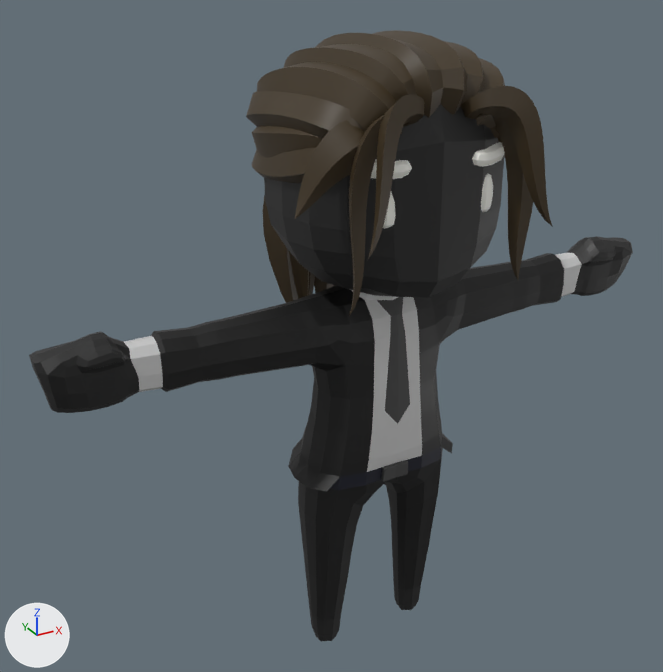
A saved change to the glTF model src/assets/models/character-suit-female.glb.
Before and after are seen from a camera (50 mm lens) standing at (-2.17, -3.5, 3.57) and looking at (-0.14, 0.2, 1.72). The axes (+X, +Y, +Z) are drawn at lower left. The lights are the same throughout. The picture after the commit comes second.

Names of what the first picture shows: 'Body'.
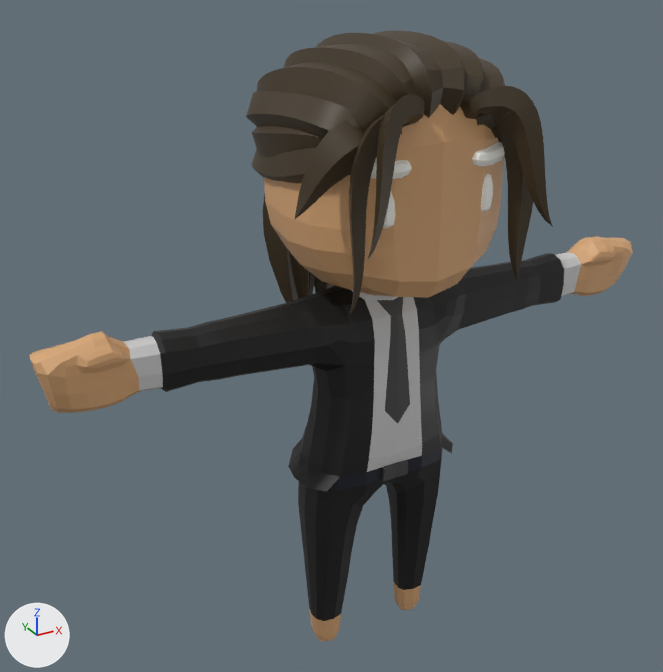
The change, as JSON lines over the scene's bpy script:
```json
{"op": "set", "path": "mat_skin.base_color", "old": "(0.0134, 0.0134, 0.0134)", "new": "(0.694, 0.392, 0.184)", "note": "black #1f1f1f -> beige #d9a877"}
```

Pixel boxes [x1, y1, x2, y2] of what changed, in the pictures (663 x 672 px):
```json
{"object": "Body", "change": "recoloured", "before": [29, 101, 633, 641], "after": [29, 101, 633, 641]}
```
